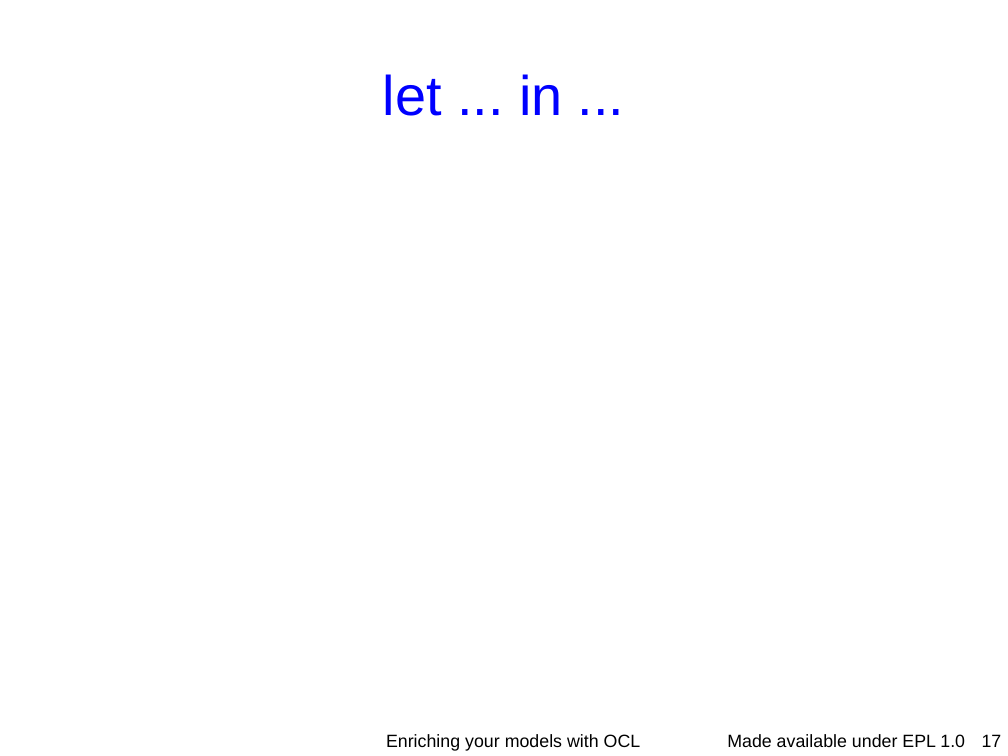
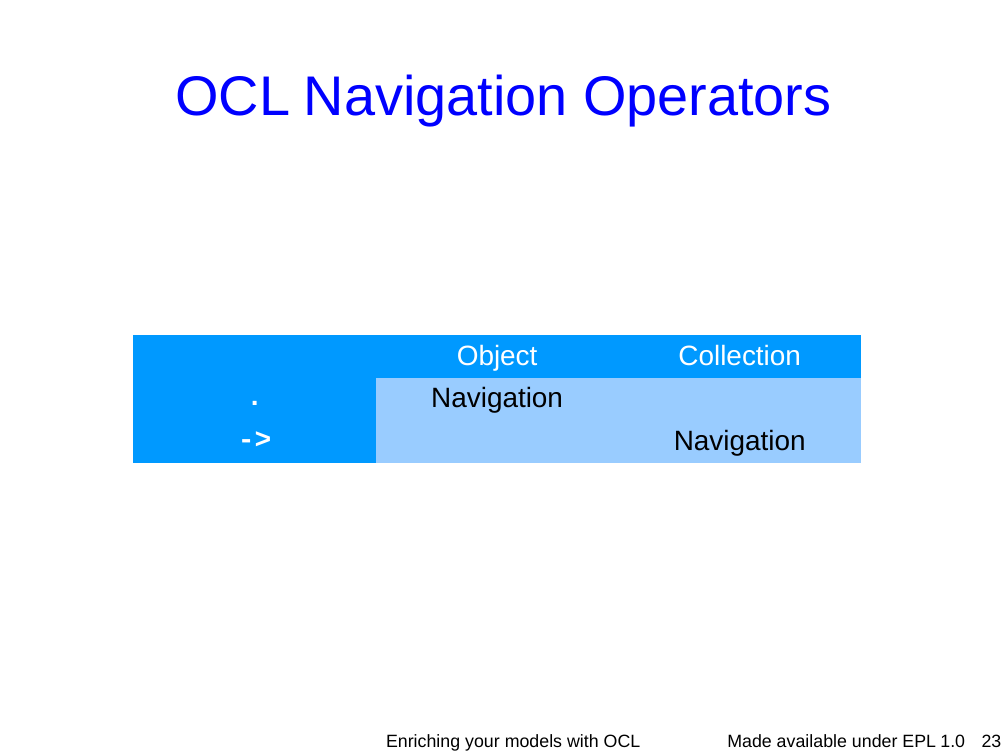
Before and after one commit to eclipse-ocl/ocl-website, a slide deck: slide 23 of ocl/docs/publications/ESE2010LongTalk/EnrichingWithOCL.odp (slide 17 before the commit). Drawn at 1008x756 pixels with LibreOffice and Linux fonts; fonts in the diff are those of the drawing; background and template pictures are left out. Boxes give left, top, right and bottom in pixels: in the first picture for what was removed or moved away, otherwise in the second. Text is boxed around its words. In the diff, an @@ line names an element or a change of style, - is before the commit and + after.

```diff
--- a/ocl/docs/publications/ESE2010LongTalk/EnrichingWithOCL.odp
+++ b/ocl/docs/publications/ESE2010LongTalk/EnrichingWithOCL.odp
@@ title at [175,74,831,125]: text changed @@
-let ... in ...
+OCL Navigation Operators
@@ table added at [134,336,861,459], 3 rows, 3 columns @@
+ | Object | Collection
+. | Navigation | 
+-> |  | Navigation
@@ page number at [982,734,1002,747]: text changed @@
-17
+23
```
Also in this commit, not shown: 16 other slides changed, 3 slides removed.
